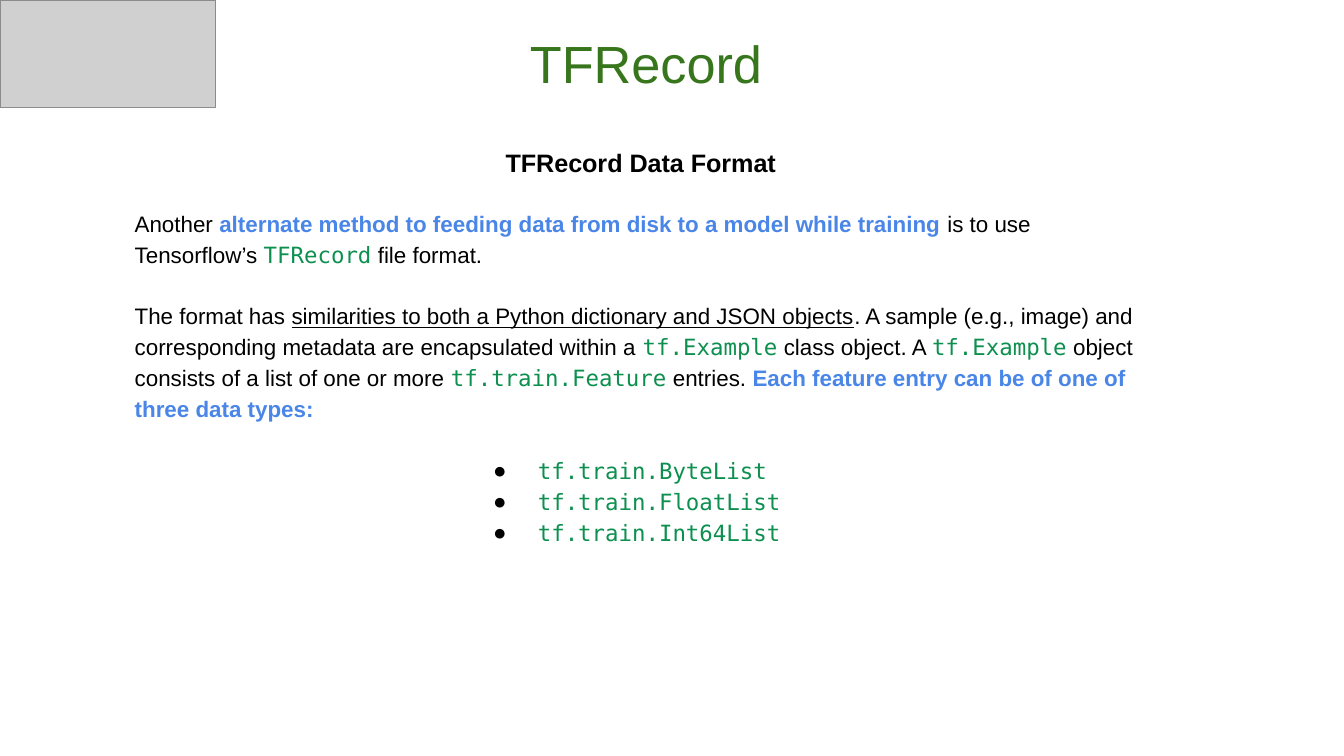
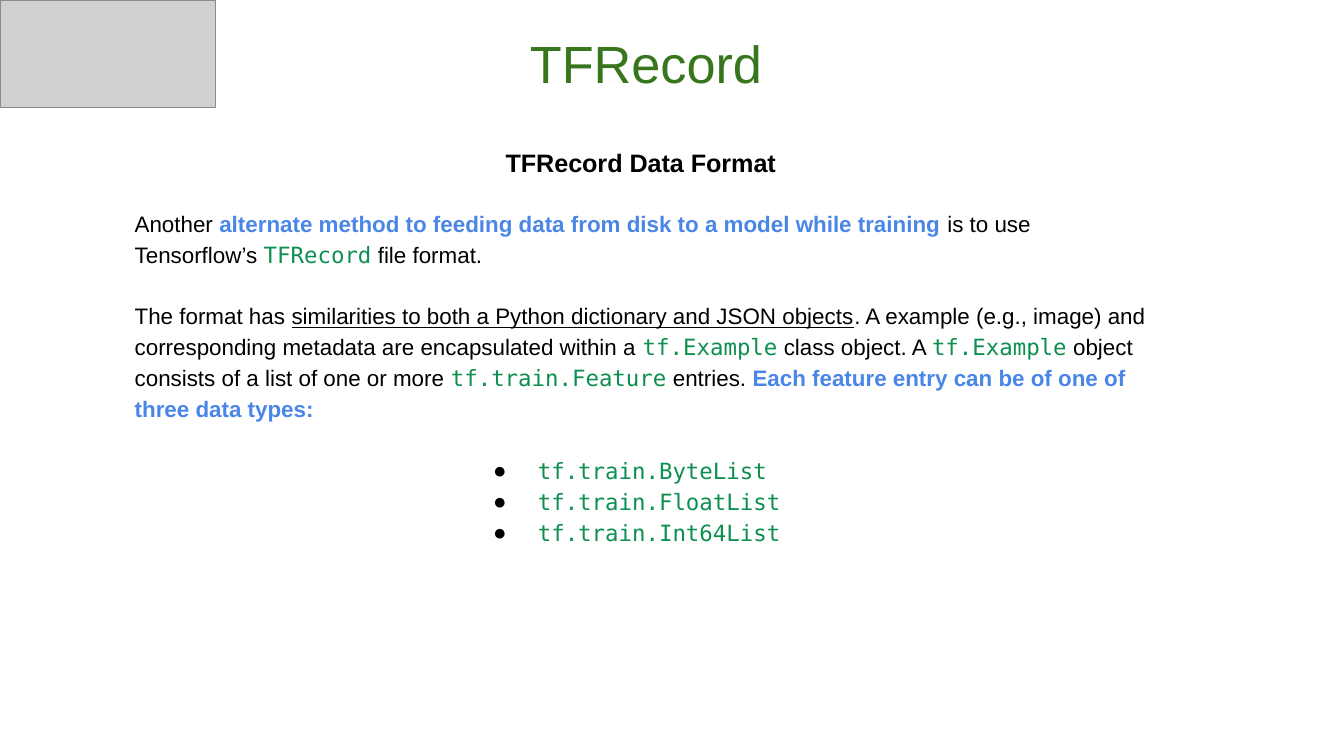
Before and after one commit to GoogleCloudPlatform/keras-idiomatic-programmer, a slide deck: slide 14 of workshops/Production/The Idiomatic Programmer - Production - Workshop.pptx. Drawn at 1344x756 pixels with LibreOffice and Linux fonts; fonts in the diff are those of the drawing; grey boxes stand for pictures. Boxes give left, top, right and bottom in pixels: in the first picture for what was removed or moved away, otherwise in the second. Text is boxed around its words. In the diff, an @@ line names an element or a change of style, - is before the commit and + after.

```diff
--- a/workshops/Production/The Idiomatic Programmer - Production - Workshop.pptx
+++ b/workshops/Production/The Idiomatic Programmer - Production - Workshop.pptx
@@ text at <box>135,307,1145,422</box>: text changed @@
-The format has similarities to both a Python dictionary and JSON objects. A sample (e.g., image) and corresponding metadata are encapsulated within a tf.Example class object. A tf.Example object consists of a list of one or more tf.train.Feature entries. Each feature entry can be of one of three data types:
+The format has similarities to both a Python dictionary and JSON objects. A example (e.g., image) and corresponding metadata are encapsulated within a tf.Example class object. A tf.Example object consists of a list of one or more tf.train.Feature entries. Each feature entry can be of one of three data types:
```
Also in this commit, not shown: 10 other slides changed, 10 slides added, 1 slide removed.
